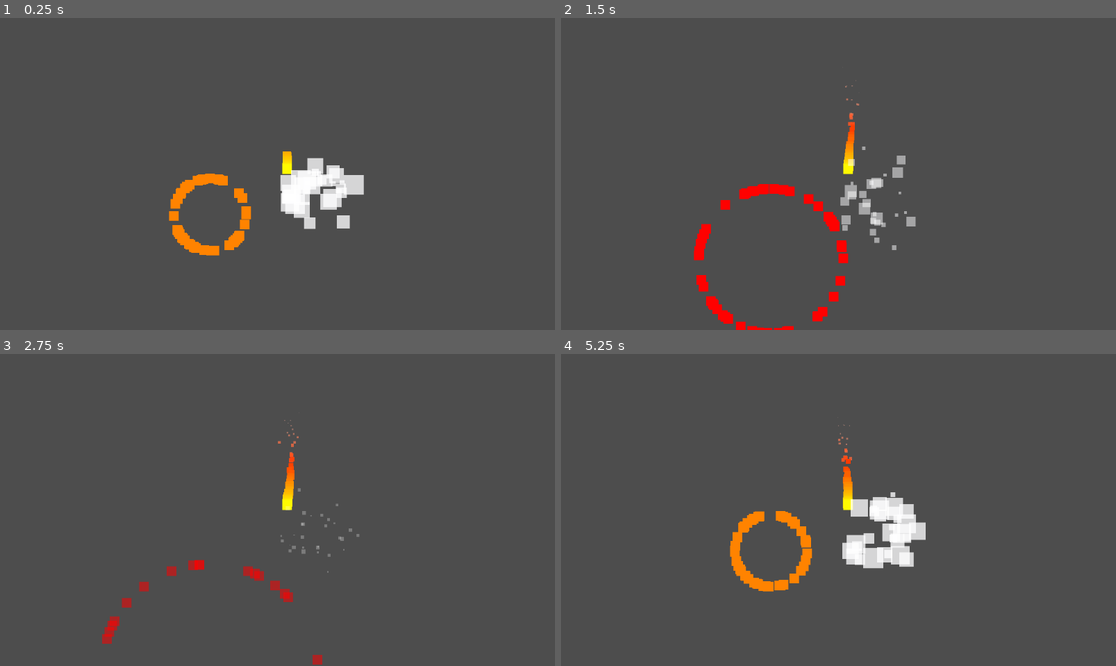
Above: before the commit, frames 1-4 (two rows, left to right).
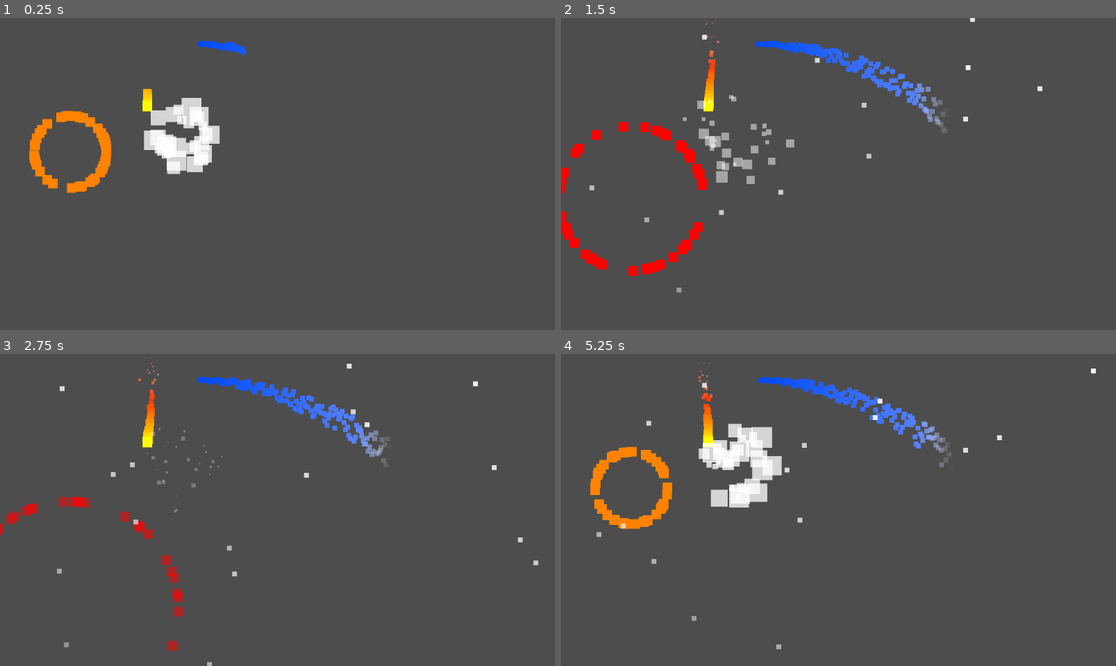
Above: after the commit, the same moments.

Repository: tigrau/16bitDev-Tutorials
Game: Godot game, scene res://6. Particle Effects/fire.tscn
The game is run twice, just before and just after one commit, with the same random seed, the same clock (stepped at 60 frames per second) and the same inputs. The project has no main scene, so this scene is started directly.
Inputs (mouse positions are in pixels of both pictures, inside the frame that each line leads up to):
- Up to frame 1 (0.25 s): no input
- Up to frame 2 (1.5 s): move the mouse to (960, 158) at 0.52 s; hold Right (ui_right) 0.53-1.28 s; hold E (action) 0.53-1.28 s; move the mouse to (727, 189) at 1.27 s; hold Down (ui_down) from 1.28 s (still down); click (727, 189) at 1.35 s
- Up to frame 3 (2.75 s): move the mouse to (333, 441) at 2.02 s; release Down (ui_down) at 2.03 s; hold Right (ui_right) from 2.03 s (still down); hold E (action) from 2.03 s (still down)
- Up to frame 4 (5.25 s): move the mouse to (810, 572) at 2.77 s; release Right (ui_right) at 2.78 s; release E (action) at 2.78 s; hold Up (ui_up) 2.78-3.53 s; click (810, 572) at 2.85 s; move the mouse to (1005, 556) at 3.52 s; hold E (action) 3.53-4.28 s; hold Left (ui_left) 3.53-5.03 s; move the mouse to (672, 463) at 4.27 s; click (672, 463) at 4.35 s; move the mouse to (866, 510) at 5.02 s; hold Down (ui_down) from 5.03 s (still down); hold E (action) from 5.03 s (still down)

The runs differ from the first frame. In frame 1, 7.0% of the frame differs, in the area x 5-66%, y 7-77%; in frame 2, 7.1%; in frame 3, 4.0%; in frame 4, 9.3%, in the area x 5-97%, y 2-95%.

Commit message:
More Particles

Diff:
--- a/6. Particle Effects/fire.tscn
+++ b/6. Particle Effects/fire.tscn
@@ -68,6 +68,49 @@
 scale_max = 2.0
 color_ramp = SubResource("GradientTexture1D_7nf6q")
 
+[sub_resource type="Gradient" id="Gradient_2x2je"]
+offsets = PackedFloat32Array(0, 0.818452, 1)
+colors = PackedColorArray(0, 0.290196, 1, 1, 0.335773, 0.510244, 0.999984, 1, 1, 1, 1, 0)
+
+[sub_resource type="GradientTexture1D" id="GradientTexture1D_36ryl"]
+gradient = SubResource("Gradient_2x2je")
+
+[sub_resource type="ParticleProcessMaterial" id="ParticleProcessMaterial_v5tuo"]
+particle_flag_disable_z = true
+spread = 5.0
+initial_velocity_min = 40.0
+initial_velocity_max = 40.0
+gravity = Vector3(0, 30, 0)
+color_ramp = SubResource("GradientTexture1D_36ryl")
+
+[sub_resource type="Gradient" id="Gradient_jhvg4"]
+colors = PackedColorArray(1, 1, 1, 1, 1, 1, 1, 0)
+
+[sub_resource type="GradientTexture1D" id="GradientTexture1D_pc503"]
+gradient = SubResource("Gradient_jhvg4")
+
+[sub_resource type="ParticleProcessMaterial" id="ParticleProcessMaterial_wb8en"]
+particle_flag_disable_z = true
+emission_shape = 3
+emission_box_extents = Vector3(100, 1, 1)
+direction = Vector3(-1, 1, 0)
+spread = 5.0
+initial_velocity_min = 100.0
+initial_velocity_max = 100.0
+gravity = Vector3(0, 0, 0)
+color_ramp = SubResource("GradientTexture1D_pc503")
+
+[sub_resource type="ParticleProcessMaterial" id="ParticleProcessMaterial_1sfx0"]
+particle_flag_disable_z = true
+emission_shape = 3
+emission_box_extents = Vector3(100, 1, 1)
+direction = Vector3(-1, 1, 0)
+spread = 5.0
+initial_velocity_min = 50.0
+initial_velocity_max = 70.0
+gravity = Vector3(0, 0, 0)
+color_ramp = SubResource("GradientTexture1D_pc503")
+
 [node name="Fire_particles" type="GPUParticles2D"]
 position = Vector2(101, 104)
 amount = 50
@@ -86,5 +129,22 @@
 explosiveness = 1.0
 
 [node name="Camera2D" type="Camera2D" parent="."]
-position = Vector2(-2, 1)
+position = Vector2(27, 14)
 zoom = Vector2(10, 10)
+
+[node name="Spray" type="GPUParticles2D" parent="."]
+position = Vector2(10, -13)
+amount = 150
+process_material = SubResource("ParticleProcessMaterial_v5tuo")
+
+[node name="Rain_and_snow" type="GPUParticles2D" parent="."]
+position = Vector2(-21, -40)
+amount = 50
+process_material = SubResource("ParticleProcessMaterial_wb8en")
+lifetime = 2.0
+
+[node name="Rain_and_snow2" type="GPUParticles2D" parent="."]
+position = Vector2(143, -25)
+amount = 50
+process_material = SubResource("ParticleProcessMaterial_1sfx0")
+lifetime = 4.0
--- a/7. Animaton Tree/scenes/player.tscn
+++ b/7. Animaton Tree/scenes/player.tscn
@@ -1106,7 +1106,8 @@
 
 [sub_resource type="AnimationNodeStateMachineTransition" id="AnimationNodeStateMachineTransition_x2525"]
 switch_mode = 2
-advance_mode = 2
+advance_mode = 0
+advance_condition = &"idle"
 
 [sub_resource type="AnimationNodeStateMachine" id="AnimationNodeStateMachine_ghxli"]
 states/Start/position = Vector2(225, 100)
@@ -1117,7 +1118,7 @@
 states/walk/node = SubResource("AnimationNodeBlendSpace2D_t8usd")
 states/walk/position = Vector2(563, 100)
 transitions = ["Start", "idle", SubResource("AnimationNodeStateMachineTransition_6d5l5"), "idle", "walk", SubResource(" …(270 unchanged characters)…
-graph_offset = Vector2(-44, -67)
+graph_offset = Vector2(-118, -91)
 
 [node name="player" type="CharacterBody2D"]
 texture_filter = 1
@@ -1126,6 +1127,7 @@
 [node name="AnimatedSprite2D" type="AnimatedSprite2D" parent="."]
 sprite_frames = SubResource("SpriteFrames_mwdn1")
 animation = &"idle_left"
+frame = 4
 
 [node name="AnimationPlayer" type="AnimationPlayer" parent="."]
 libraries = {
Not shown: 1 places in 6. Particle Effects/fire.tscn that only renumber resources
